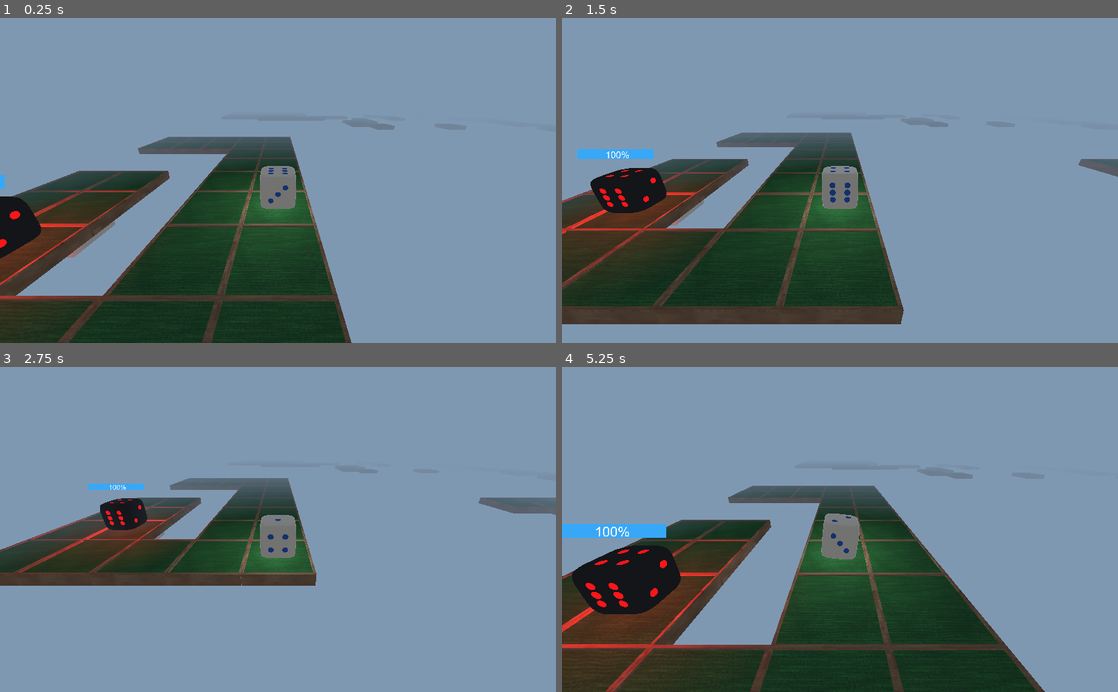
Above: before the commit, frames 1-4 (two rows, left to right).
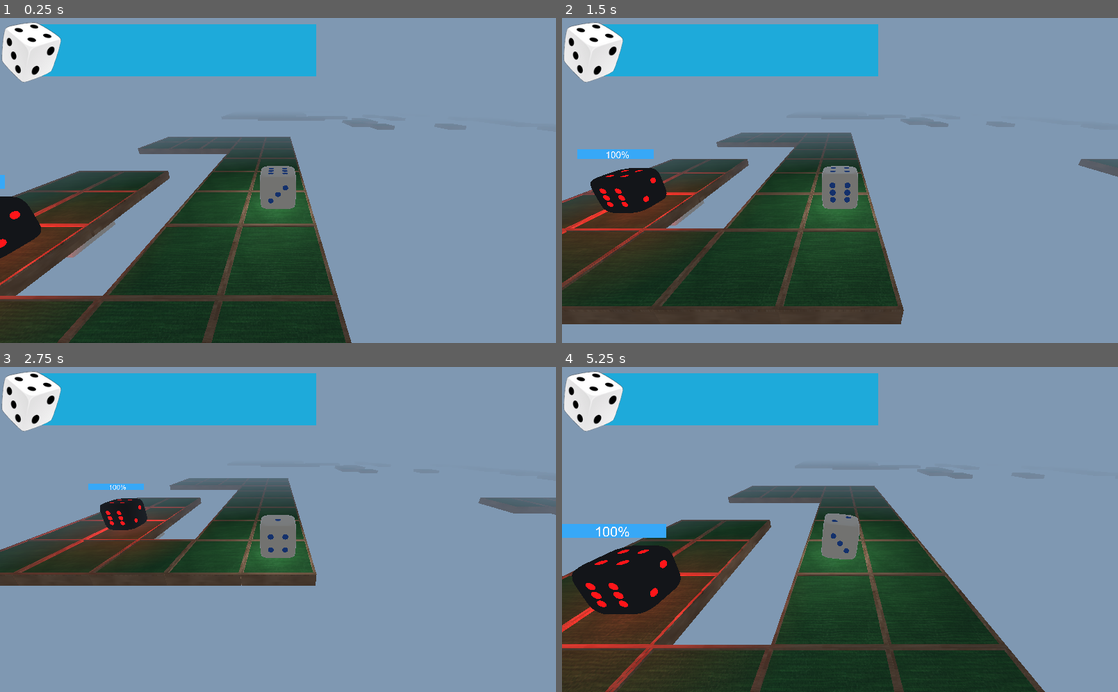
Above: after the commit, the same moments.

Repository: ayylol/Dice
Game: Godot game, scene res://Root.tscn
The game is run twice, just before and just after one commit, with the same random seed, the same clock (stepped at 60 frames per second) and the same inputs.
Inputs:
- Up to frame 1 (0.25 s): no input
- Up to frame 2 (1.5 s): tap Enter at 0.5 s; hold D (right) 0.53-1.28 s; tap Space at 1.25 s; hold S (backwards) from 1.28 s (still down)
- Up to frame 3 (2.75 s): tap Enter at 2 s; release S (backwards) at 2.03 s; hold D (right) from 2.03 s (still down)
- Up to frame 4 (5.25 s): tap Space at 2.75, 4.25 s; release D (right) at 2.78 s; hold W (forwards) 2.78-3.53 s; tap Enter at 3.5 s; hold A (left) 3.53-5.03 s; hold S (backwards) from 5.03 s (still down)

The runs differ from the first frame. In frame 1, 9.0% of the frame differs, in the area x 0-57%, y 1-20%; in frame 2, 9.0%; in frame 3, 9.0%; in frame 4, 9.0%.

Commit message:
added player health bar

Diff:
--- /dev/null
+++ b/ProgressBar.tscn
@@ -0,0 +1,43 @@
+[gd_scene load_steps=7 format=2]
+
+[ext_resource path="res://dice2.png" type="Texture" id=1]
+[ext_resource path="res://KiwiSoda.ttf" type="DynamicFontData" id=2]
+
+[sub_resource type="Theme" id=2]
+
+[sub_resource type="DynamicFont" id=3]
+size = 50
+font_data = ExtResource( 2 )
+
+[sub_resource type="StyleBoxFlat" id=4]
+bg_color = Color( 0.121569, 0.670588, 0.858824, 1 )
+
+[sub_resource type="StyleBoxFlat" id=1]
+bg_color = Color( 0.596078, 0.176471, 0.176471, 1 )
+
+[node name="PlayerHealthBar" type="ProgressBar"]
+margin_left = 38.0
+margin_top = 11.0
+margin_right = 583.0
+margin_bottom = 108.0
+theme = SubResource( 2 )
+custom_fonts/font = SubResource( 3 )
+custom_styles/fg = SubResource( 4 )
+custom_styles/bg = SubResource( 1 )
+value = 100.0
+percent_visible = false
+
+[node name="TextureRect" type="TextureRect" parent="."]
+margin_left = -45.0
+margin_top = -6.0
+margin_right = 82.0
+margin_bottom = 111.0
+texture = ExtResource( 1 )
+expand = true
+stretch_mode = 4
+
+[node name="Label" type="Label" parent="."]
+margin_left = 229.0
+margin_top = 29.0
+margin_right = 318.0
+margin_bottom = 65.0
--- /dev/null
+++ b/ProgressBarScript.gd
@@ -0,0 +1,17 @@
+extends ProgressBar
+
+
+# Declare member variables here. Examples:
+# var a = 2
+# var b = "text"
+
+
+# Called when the node enters the scene tree for the first time.
+func _ready():
+	set_percent_visible(0)
+	pass # Replace with function body.
+
+
+# Called every frame. 'delta' is the elapsed time since the previous frame.
+#func _process(delta):
+#	pass
--- a/Root.tscn
+++ b/Root.tscn
@@ -10,8 +10,11 @@
 [ext_resource path="res://map/Assets/OuterTile.tres" type="Material" id=8]
 [ext_resource path="res://map/Assets/pokertile2.obj" type="ArrayMesh" id=9]
 [ext_resource path="res://map/Assets/pokertile3.obj" type="ArrayMesh" id=10]
+[ext_resource path="res://ProgressBar.tscn" type="PackedScene" id=11]
 
 [node name="Root" type="Spatial"]
+
+[node name="PlayerHealthBar" parent="." instance=ExtResource( 11 )]
 
 [node name="GridMap" type="GridMap" parent="."]
 transform = Transform( 1, 0, 0, 0, 1, 0, 0, 0, 1, 1.99967, 1.2812, -0.417251 )
Binary file added: KiwiSoda.ttf
Not shown: 1 places in Root.tscn that only renumber resources
Binary file added: dice.png
Not shown, added: dice.png.import
Binary file added: dice2.png
Not shown, added: dice2.png.import
